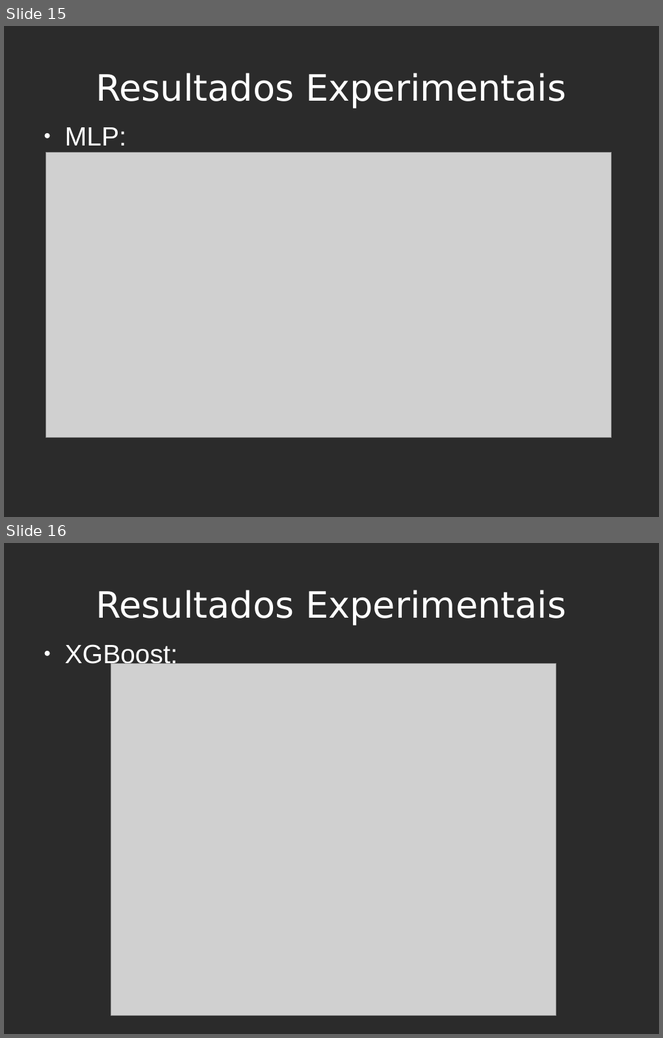
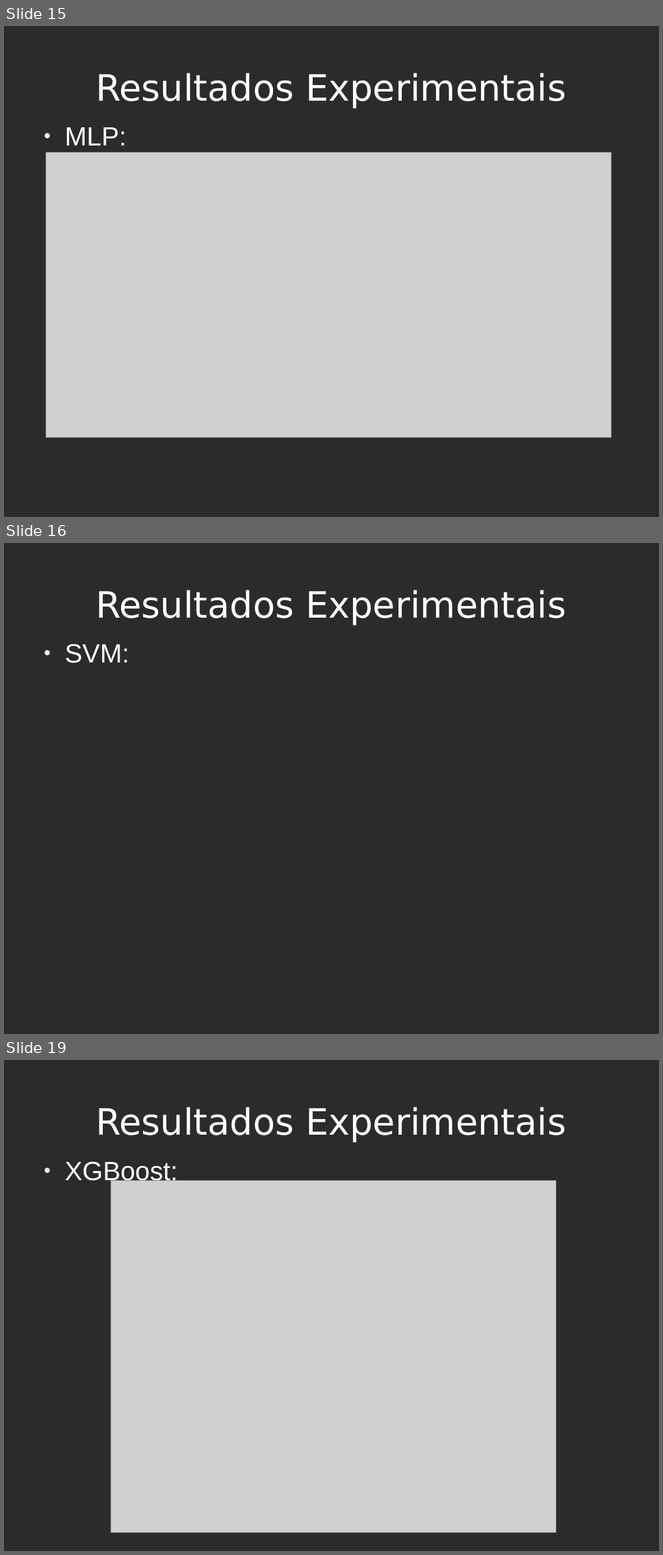
Before and after one commit to sdkgit123/RNA-atv3, a slide deck: RNA-apresentacao.odp. Shown one above the other, each under a label of ours: slides 15 and 16 before the commit, slides 15, 16 and 19 after it; the slides between them are not shown. The pictures are 663x1038 and 663x1555 pixels, drawn with LibreOffice and Linux fonts; fonts in the diff are those of the drawing; grey boxes stand for pictures; background and template pictures are left out; a plain dark background stands for a picture behind light text. Boxes give left, top, right and bottom in pixels: in the first picture for what was removed or moved away, otherwise in the second. Text is boxed around its words. In the diff, an @@ line names an element or a change of style, - is before the commit and + after.

```diff
--- a/RNA-apresentacao.odp
+++ b/RNA-apresentacao.odp
@@ slide 16 added at bbox=[4, 543, 659, 1034], background picture (left out) @@
@@ title added at bbox=[96, 590, 566, 626], 44 pt, text #FFFFFF @@
+Resultados Experimentais
@@ text added at bbox=[65, 644, 129, 663], 32 pt, text #FFFFFF @@
+● SVM:
@@ what was slide 16 is now slide 19 @@
```
Also in this commit, not shown: 1 slide changed, 4 other slides added, 1 other file.
